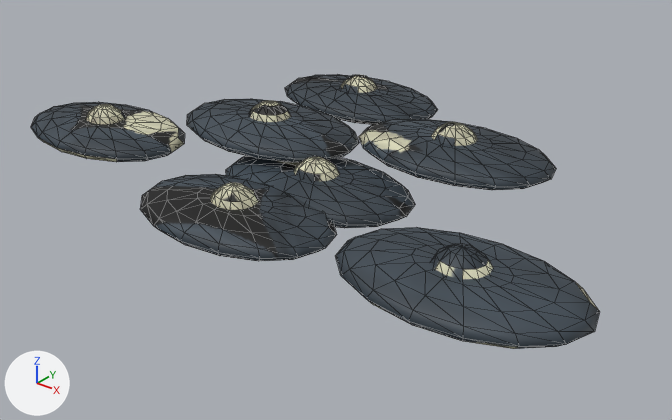
Two versions of the glTF model assets/models/galaxy_group.glb, one commit apart.
Rendered twice from a 50 mm lens placed at (3.21, -4.0, 2.33), pointed at (0.1, -0.12, -0.08). Every picture has the same lights, and +X, +Y and +Z are marked at lower left. The first picture is the older version. Mesh edges are drawn as thin lines. Where no turn or scale is listed for an object, it has been applied to the vertices. Vertices at exactly the same position are counted once.

The first picture shows 'galaxy_group_textured_mesh'.
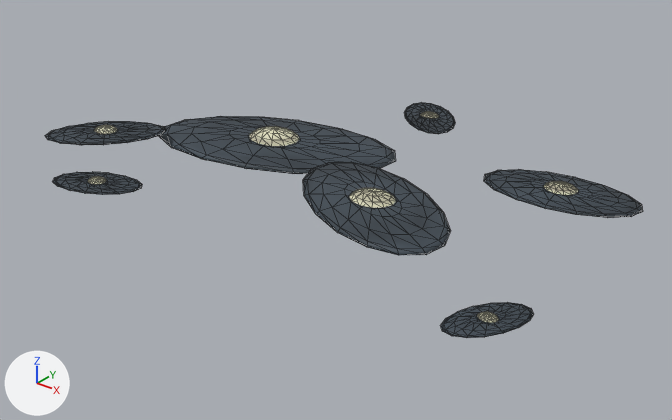
Location of each change, [x1, y1, x2, y2] in pixels of the pictures (672 x 420 px; the box of a moved part takes in the faces that stretch with it):
'galaxy_group_textured_mesh', reshaped, moved (14% shorter)
    before: [31, 74, 600, 349]
    after: [45, 102, 643, 338]
part 1 of me_sphere_153, moved or reshaped
    before: [226, 156, 415, 228]
    after: [159, 116, 396, 174]
part 2 of me_sphere_153, moved or reshaped
    before: [187, 99, 359, 163]
    after: [303, 162, 451, 255]
part 3 of me_sphere_153, moved or reshaped
    before: [140, 174, 337, 261]
    after: [45, 121, 166, 145]
part 4 of me_sphere_153, moved or reshaped
    before: [359, 119, 556, 190]
    after: [484, 169, 643, 218]
part 5 of me_sphere_153, moved or reshaped
    before: [31, 102, 185, 162]
    after: [404, 102, 455, 134]
part 6 of me_sphere_153, moved or reshaped
    before: [335, 227, 600, 349]
    after: [53, 172, 142, 195]
part 7 of me_sphere_153, moved or reshaped
    before: [285, 74, 438, 125]
    after: [441, 302, 534, 338]
part 8 of me_sphere_153, moved or reshaped
    before: [294, 157, 339, 181]
    after: [249, 126, 299, 146]
part 9 of me_sphere_153, moved or reshaped
    before: [249, 101, 291, 122]
    after: [349, 188, 396, 208]
part 10 of me_sphere_153, moved or reshaped
    before: [211, 183, 259, 210]
    after: [94, 125, 117, 134]
part 11 of me_sphere_153, moved or reshaped
    before: [431, 122, 478, 146]
    after: [544, 181, 578, 195]
part 12 of me_sphere_153, moved or reshaped
    before: [86, 104, 125, 124]
    after: [420, 111, 439, 118]
part 13 of me_sphere_153, moved or reshaped
    before: [431, 243, 493, 279]
    after: [88, 176, 106, 184]
part 14 of me_sphere_153, moved or reshaped
    before: [341, 75, 377, 93]
    after: [477, 312, 499, 323]

The change, as a diff of the scene's bpy script:
```diff
--- a/assets/models/galaxy_group.glb.py
+++ b/assets/models/galaxy_group.glb.py
@@ me_sphere_153 @@
-me_sphere_153.from_pydata(...)  # 1400 vertices, 2744 faces; spans x -2.23..1.93, y -1.02..1.73, z -0.17..0.32
+me_sphere_153.from_pydata(...)  # 1400 vertices, 2744 faces; spans x -1.1..2.29, y -1.4..1.17, z -0.1..0.14
+# me_sphere_153 part 1: the loose piece of 114 vertices spanning x -0.61..0.61, y -0.39..0.39, z -0.09..0.09 is multiplied about its middle by the matrix ((1.284, -0.329, 0.0), (0.397, 1.065, 0.0), (0.0, 0.0, 0.501))
+# me_sphere_153 part 2: the loose piece of 114 vertices spanning x -1.16..0.06, y -0.17..0.61, z 0.06..0.24 is multiplied about its middle by the matrix ((0.906, 0.41, 0.0), (-0.495, 0.751, 0.0), (0.0, 0.0, 0.385)), then moved by (1.64, -0.63, -0.11)
+# me_sphere_153 part 3: the loose piece of 114 vertices spanning x -0.72..0.5, y -0.93..-0.15, z -0.09..0.09 is multiplied about its middle by the matrix ((0.434, -0.37, 0.0), (0.447, 0.36, 0.0), (0.0, 0.0, 0.232)), then moved by (-0.69, -0.16, 0.09)
+# me_sphere_153 part 4: the loose piece of 114 vertices spanning x -0.1..1.12, y 0.21..0.99, z 0.06..0.24 is multiplied about its middle by the matrix ((0.767, -0.064, 0.0), (0.077, 0.636, 0.0), (0.0, 0.0, 0.287)), then moved by (1.27, -0.14, -0.15)
+# me_sphere_153 part 5: the loose piece of 114 vertices spanning x -2.23..-1.01, y -0.56..0.22, z -0.09..0.09 is multiplied about its middle by the matrix ((0.354, 0.302, 0.0), (-0.365, 0.294, 0.0), (0.0, 0.0, 0.189)), then moved by (2.2, 1.09, 0.04)
+# me_sphere_153 part 6: the loose piece of 114 vertices spanning x 0.71..1.93, y -1.02..-0.24, z 0.06..0.24 is multiplied about its middle by the matrix ((0.408, -0.143, 0.0), (0.172, 0.338, 0.0), (0.0, 0.0, 0.165)), then moved by (-1.54, -0.6, -0.06)
+# me_sphere_153 part 7: the loose piece of 114 vertices spanning x -1.34..-0.12, y 0.95..1.73, z -0.09..0.09 is multiplied about its middle by the matrix ((0.171, -0.279, 0.0), (0.336, 0.142, 0.0), (0.0, 0.0, 0.141)), then moved by (2.87, -2.31, 0.0)
+# me_sphere_153 part 8: the loose piece of 86 vertices spanning x -0.16..0.16, y -0.14..0.14, z -0.17..0.17 is scaled about its middle by (1.23, 1.17, 0.579)
+# me_sphere_153 part 9: the loose piece of 86 vertices spanning x -0.71..-0.39, y 0.08..0.36, z -0.02..0.32 is scaled about its middle by (0.945, 0.9, 0.445), then moved by (1.64, -0.63, -0.11)
+# me_sphere_153 part 10: the loose piece of 86 vertices spanning x -0.27..0.05, y -0.68..-0.4, z -0.17..0.17 is scaled about its middle by (0.57, 0.543, 0.268), then moved by (-0.69, -0.16, 0.09)
+# me_sphere_153 part 11: the loose piece of 86 vertices spanning x 0.35..0.67, y 0.46..0.74, z -0.02..0.32 is scaled about its middle by (0.705, 0.671, 0.332), then moved by (1.27, -0.14, -0.15)
+# me_sphere_153 part 12: the loose piece of 86 vertices spanning x -1.78..-1.46, y -0.31..-0.03, z -0.17..0.17 is scaled about its middle by (0.465, 0.443, 0.219), then moved by (2.2, 1.09, 0.04)
+# me_sphere_153 part 13: the loose piece of 86 vertices spanning x 1.16..1.48, y -0.77..-0.49, z -0.02..0.32 is scaled about its middle by (0.405, 0.386, 0.191), then moved by (-1.54, -0.6, -0.06)
+# me_sphere_153 part 14: the loose piece of 86 vertices spanning x -0.89..-0.57, y 1.2..1.48, z -0.17..0.17 is scaled about its middle by (0.345, 0.329, 0.162), then moved by (2.87, -2.31, 0.0)
 me_sphere_153.materials.append(mat_galaxy_group_baked_albedo)
@@ ob_galaxy_group_textured_mesh @@
 ob_galaxy_group_textured_mesh = bpy.data.objects.new('galaxy_group_textured_mesh', me_sphere_153)
-ob_galaxy_group_textured_mesh.location = (0.148, -0.354, 0.17)
+ob_galaxy_group_textured_mesh.location = (-0.595, 0.114, 0.098)
```
